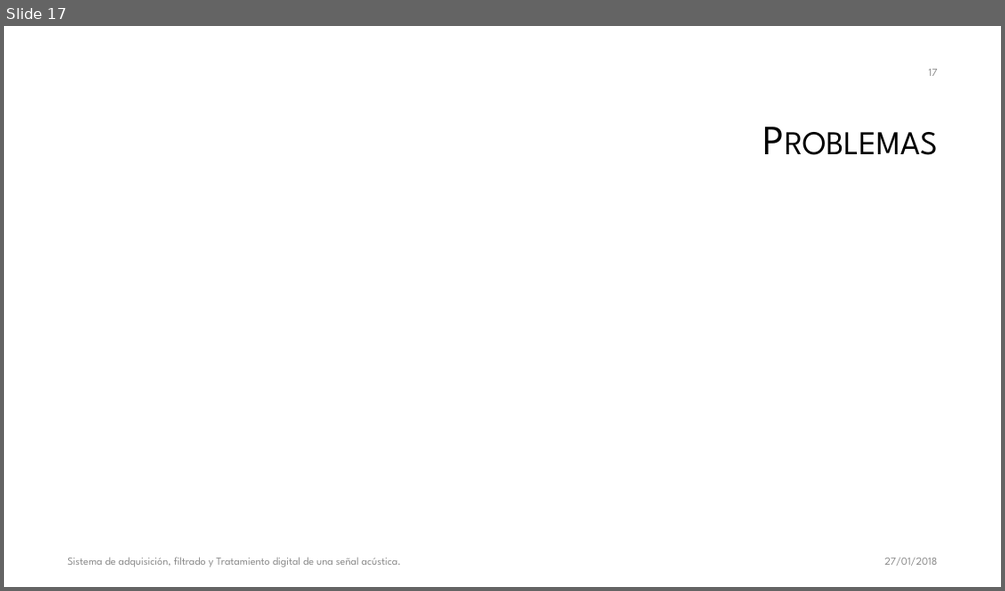
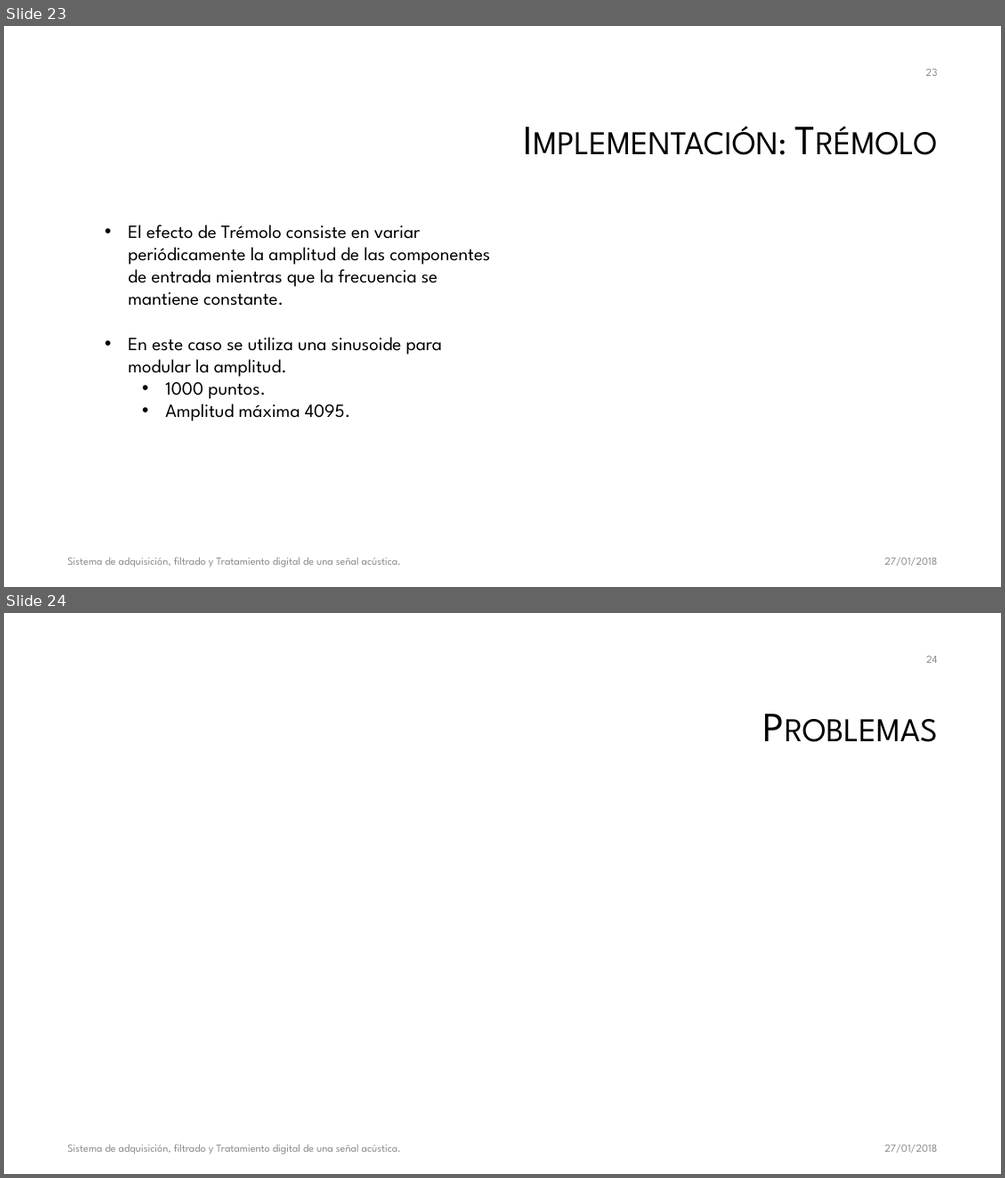
Before and after one commit to galledohm/Prueba1, a slide deck: Subsis/Presentación/Sistema de adquisición, filtrado y Tratamiento digital.pptx. Shown one above the other, each under a label of ours: slide 17 before the commit, slides 23 and 24 after it. The pictures are 1005x591 and 1005x1178 pixels, drawn with LibreOffice and Linux fonts; fonts in the diff are those of the drawing; background and template pictures are left out. Boxes give left, top, right and bottom in pixels: in the first picture for what was removed or moved away, otherwise in the second. Text is boxed around its words. In the diff, an @@ line names an element or a change of style, - is before the commit and + after.

Commit message:
Primera descripción de los efectos

```diff
--- a/Subsis/Presentación/Sistema de adquisición, filtrado y Tratamiento digital.pptx
+++ b/Subsis/Presentación/Sistema de adquisición, filtrado y Tratamiento digital.pptx
@@ slide 23 added at (4, 26, 1001, 587), background #FFFFFF @@
@@ page number added at (926, 69, 938, 76), 10.5 pt, text #8C8C8C @@
+23
@@ text added at (128, 224, 490, 421), 18 pt, text #000000 @@
+  • El efecto de Trémolo consiste en variar periódicamente la amplitud de las componentes de entrada mientras que la frecuencia se mantiene constante.
+  • En este caso se utiliza una sinusoide para modular la amplitud.
+    • 1000 puntos.
+    • Amplitud máxima 4095.
@@ title added at (221, 224, 282, 239), 40 pt, text #000000, small capitals @@
+Implementación: Trémolo
@@ text added at (67, 556, 401, 567), 10.5 pt, text #8C8C8C @@
+Sistema de adquisición, filtrado y Tratamiento digital de una señal acústica.
@@ text added at (884, 557, 937, 565), 10.5 pt, text #8C8C8C @@
+27/01/2018
@@ what was slide 17 is now slide 24 @@
@@ page number at (926, 656, 938, 663): text changed @@
-17
+24
```
Also in this commit, not shown: 4 slides changed, 6 other slides added.
